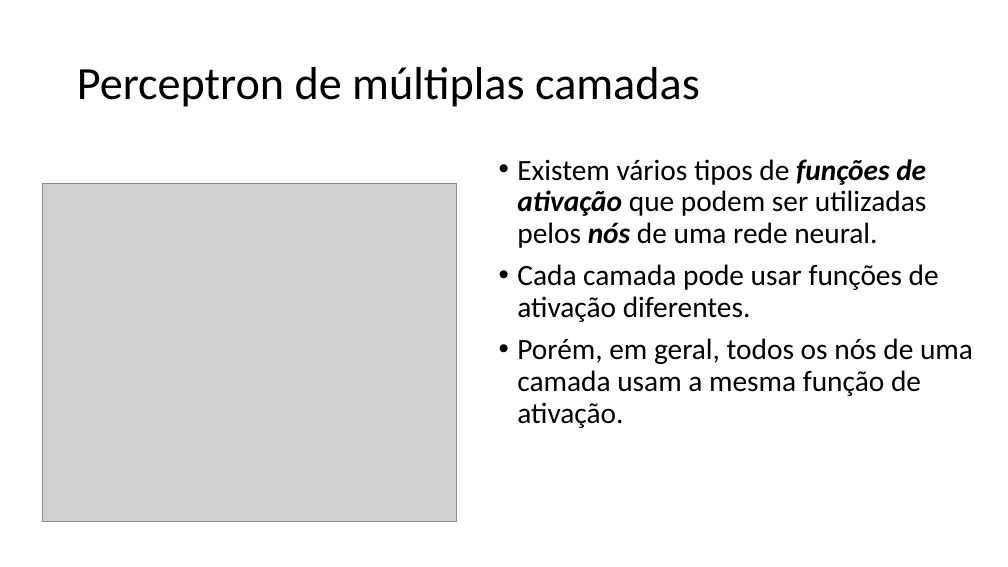
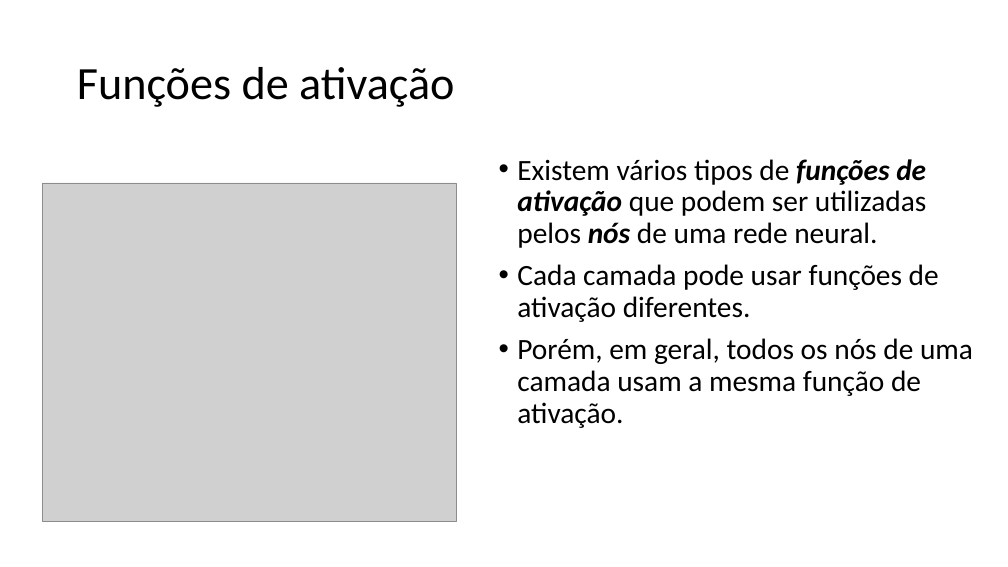
Before and after one commit to zz4fap/t320_aprendizado_de_maquina, a slide deck: slide 12 of slides/T320_Redes_Neurais_Artificiais (Parte II).pptx. Drawn at 1008x567 pixels with LibreOffice and Linux fonts; fonts in the diff are those of the drawing; grey boxes stand for pictures. Boxes give left, top, right and bottom in pixels: in the first picture for what was removed or moved away, otherwise in the second. Text is boxed around its words. In the diff, an @@ line names an element or a change of style, - is before the commit and + after.

```diff
--- a/slides/T320_Redes_Neurais_Artificiais (Parte II).pptx
+++ b/slides/T320_Redes_Neurais_Artificiais (Parte II).pptx
@@ title at [77, 67, 454, 107]: text changed @@
-Perceptron de múltiplas camadas
+Funções de ativação
```
Also in this commit, not shown: 17 other slides changed, 3 slides added, 1 other file.
